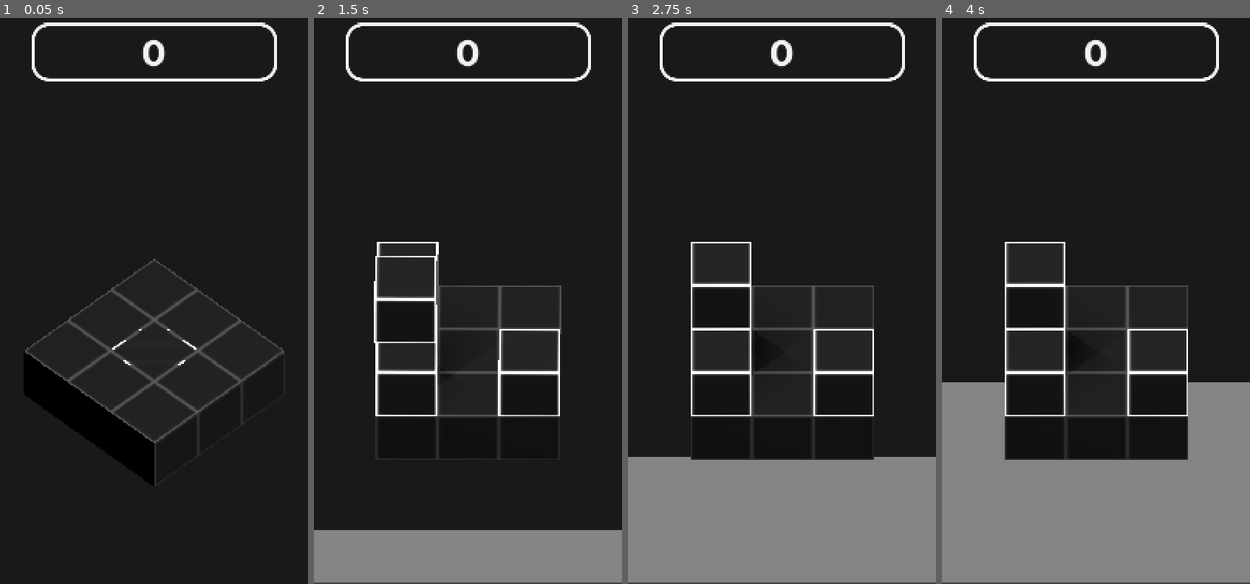
Above: before the commit, frames 1-4 (left to right).
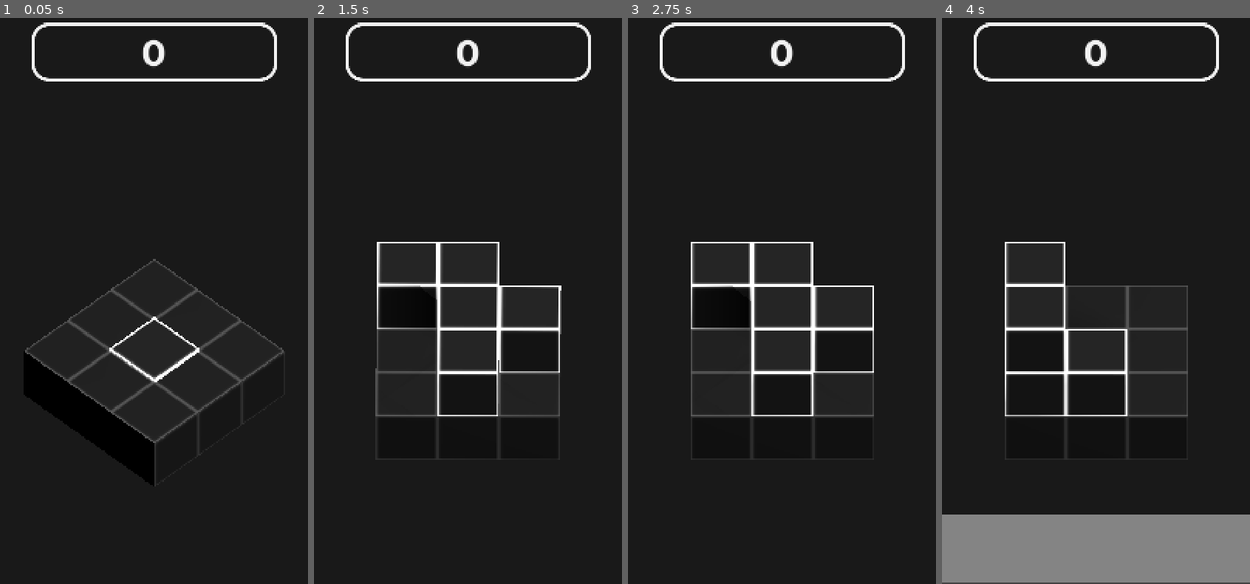
Above: after the commit, the same moments.

Repository: DoxX069/BlockBoxGodot
Game: Godot game, scene res://scenes/game.tscn
Same seed, same stepped clock (60 frames per second), same inputs: the game is played once before the commit and once after it.
Inputs (mouse positions are in pixels of both pictures, inside the frame that each line leads up to):
- Up to frame 1 (0.05 s): no input
- Up to frame 2 (1.5 s): move the mouse to (535, 261) at 0.52 s; press the mouse at (535, 261) at 0.53 s; move the mouse to (406, 317) at 1.27 s; release the mouse at (406, 317) at 1.28 s; click (406, 317) at 1.35 s
- Up to frame 3 (2.75 s): move the mouse to (812, 159) at 2.02 s; press the mouse at (812, 159) at 2.03 s
- Up to frame 4 (4 s): move the mouse to (1080, 408) at 2.77 s; release the mouse at (1080, 408) at 2.78 s; click (1080, 408) at 2.85 s; move the mouse to (1188, 374) at 3.52 s; press the mouse at (1188, 374) at 3.53 s

The runs differ from the first frame. In frame 1, 0.5% of the frame differs, in the area x 35-65%, y 52-65%; in frame 2, 13%; in frame 3, 25%, in the area x 0-100%, y 39-100%; in frame 4, 17%.

Commit message:
ingame task preview

Diff:
--- a/scripts/Block/block_manager.gd
+++ b/scripts/Block/block_manager.gd
@@ -54,8 +54,9 @@
 
 
 func state_new_block() ->void:
-	if Input.is_action_just_pressed("drag"):
+	if swipe_down:
 		state_machine.change_state(state_build)
+		swipe_down = false
 
 
 func leave_state_new_block() ->void:
@@ -76,8 +77,13 @@
 func state_build() ->void:
 	# Check if task- and build block positions are equal
 	if swipe_up == true:
-		state_machine.change_state(state_show_task)
+		make_task_block()
+		dragging_disabled = true
 		swipe_up = false
+	elif swipe_down == true:
+		make_build_block()
+		dragging_disabled = false
+		swipe_down = false
 
 	task_block_pos.sort_custom(custom_sorter)
 	build_block_pos.sort_custom(custom_sorter)
@@ -93,14 +99,11 @@
 
 
 func enter_state_show_task() ->void:
-	make_task_block()
-	dragging_disabled = true
+	pass
 
 
 func state_show_task() ->void:
-	if swipe_down == true:
-		state_machine.change_state(state_build)
-		swipe_down = false
+	pass
 
 
 func leave_state_show_task() ->void:
@@ -155,7 +158,7 @@
 		inst.collision_mask = 4 | 2
 		inst.is_task_block = true
 		inst.is_build_block = false
-		var current_tween := get_tree().create_tween().set_ease(Tween.EASE_IN_OUT).set_trans(Tween.TRANS_SPRING)
+		var current_tween := get_tree().create_tween().set_ease(Tween.EASE_IN_OUT).set_trans(Tween.TRANS_EXPO)
 		current_tween.tween_property(inst,"position",task_block_pos[counter],0.2)
 		counter += 1
 	dragging_disabled = false
@@ -169,7 +172,7 @@
 		inst.collision_mask = 1 | 2
 		inst.is_task_block = false
 		inst.is_build_block = true
-		var current_tween := get_tree().create_tween().set_ease(Tween.EASE_IN_OUT).set_trans(Tween.TRANS_SPRING)
+		var current_tween := get_tree().create_tween().set_ease(Tween.EASE_IN_OUT).set_trans(Tween.TRANS_EXPO)
 		current_tween.tween_property(inst,"position",build_block_pos[counter],0.2)
 		counter += 1
 	dragging_disabled = false
@@ -324,11 +327,8 @@
 
 
 func _on_swipe_detector_swipe_up() -> void:
-	print(block_inst.all(func(block:Block): return block.state_machine.current_state == "state_drag"))
-	if block_inst.all(func(block:Block): return block.state_machine.current_state == "state_drag"):
-		swipe_up = true
+	swipe_up = true
 
 
 func _on_swipe_detector_swipe_down() -> void:
-	if block_inst.all(func(block:Block): return block.state_machine.current_state == "state_drag"):
-		swipe_down = true
+	swipe_down = true
